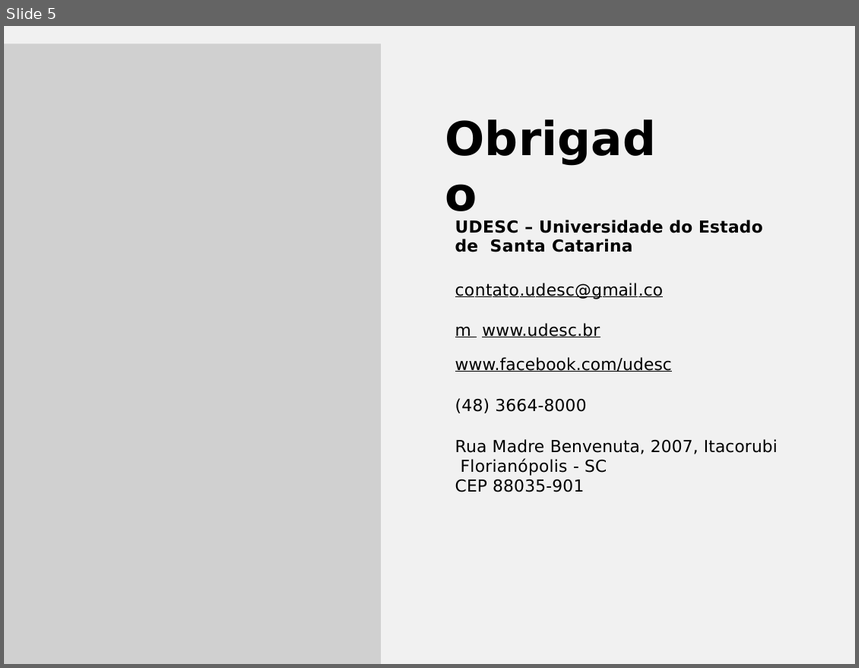
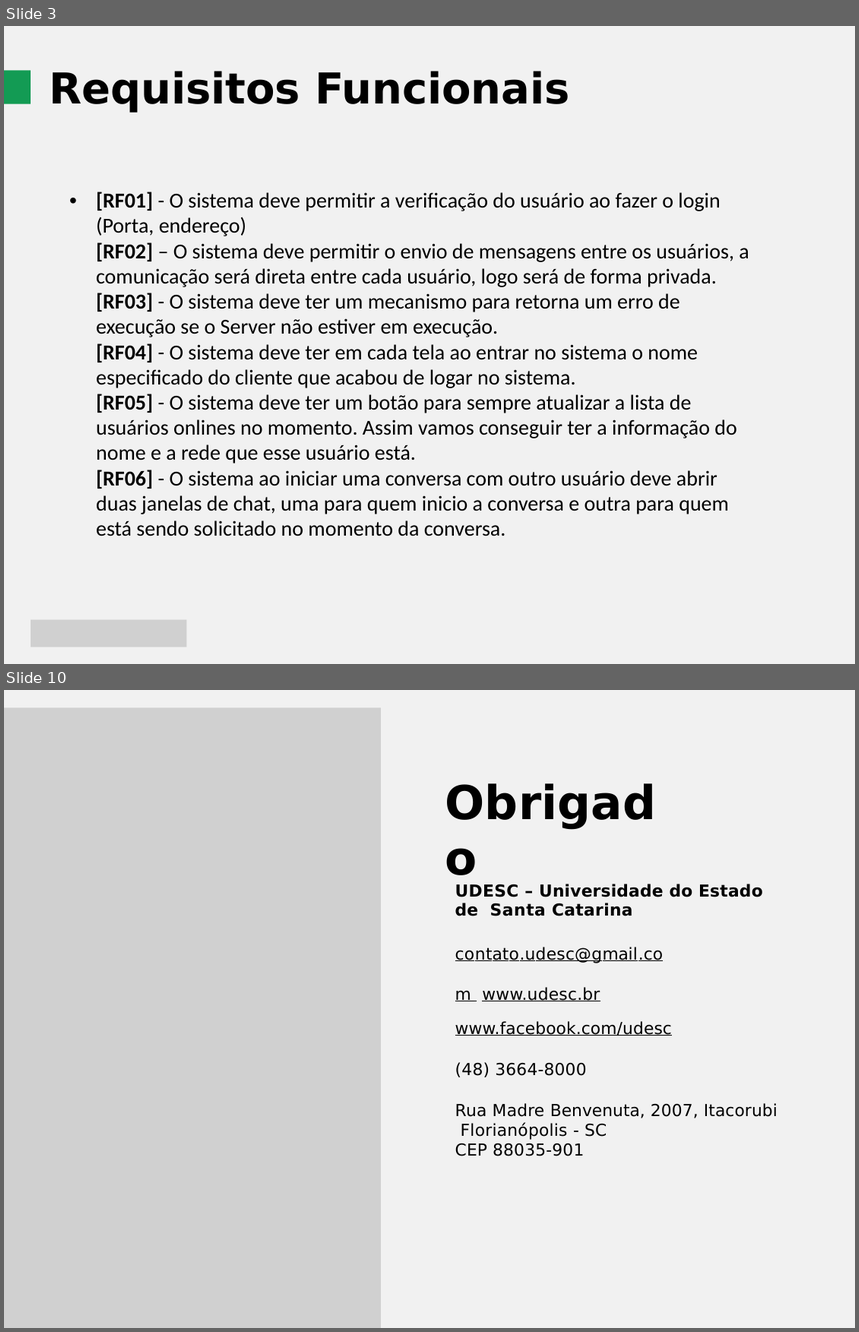
Before and after one commit to robsondejesus1996/Chat, a slide deck: Apresentação.pptx. Shown one above the other, each under a label of ours: slide 5 before the commit, slides 3 and 10 after it; the slides between them are not shown. The pictures are 859x668 and 859x1332 pixels, drawn with LibreOffice and Linux fonts; fonts in the diff are those of the drawing; grey boxes stand for pictures. Boxes give left, top, right and bottom in pixels: in the first picture for what was removed or moved away, otherwise in the second. Text is boxed around its words. In the diff, an @@ line names an element or a change of style, - is before the commit and + after.

```diff
--- a/Apresentação.pptx
+++ b/Apresentação.pptx
@@ slide 3 added at [4, 26, 855, 664], background #FFFFFF; not listed: 1 template element that a slide beside it also shows @@
@@ freeform shape added at [4, 70, 31, 104], fill #139B54 @@
@@ title added at [49, 71, 569, 113], 36 pt, text #000000, bold @@
+Requisitos Funcionais
@@ text added at [96, 192, 749, 537], 18 pt, text #000000 @@
+• [RF01] - O sistema deve permitir a verificação do usuário ao fazer o login (Porta, endereço)
+  [RF02] – O sistema deve permitir o envio de mensagens entre os usuários, a comunicação será direta entre cada usuário, logo será de forma privada.
+  [RF03] - O sistema deve ter um mecanismo para retorna um erro de execução se o Server não estiver em execução.
+  [RF04] - O sistema deve ter em cada tela ao entrar no sistema o nome especificado do cliente que acabou de logar no sistema.
+  [RF05] - O sistema deve ter um botão para sempre atualizar a lista de usuários onlines no momento. Assim vamos conseguir ter a informação do nome e a rede que esse usuário está.
+  [RF06] - O sistema ao iniciar uma conversa com outro usuário deve abrir duas janelas de chat, uma para quem inicio a conversa e outra para quem está sendo solicitado no momento da conversa.
@@ picture added at [31, 620, 186, 648] @@
@@ what was slide 5 is now slide 10 @@
```
Also in this commit, not shown: 1 slide changed, 7 other slides added, 3 slides removed, 42 other files.
